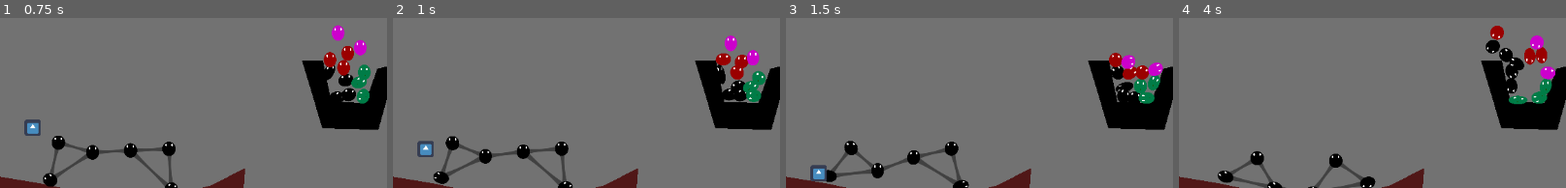
Above: before the commit, frames 1-4 (left to right).
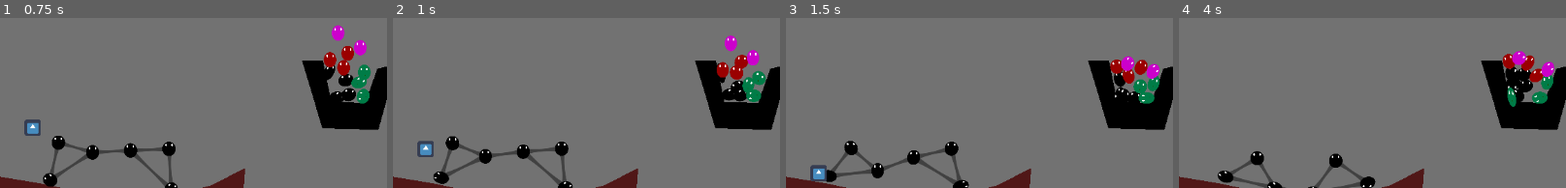
Above: after the commit, the same moments.

Repository: Cevantime/WorldOfGoo
Game: Godot game, scene res://src/Main.tscn
Two runs of this game, one before a commit and one after it. Both use one fixed random seed, a clock stepped at 60 frames per second and the inputs below. The engine's default icon, where the game draws it, is replaced by a stand-in: a white triangle on a blue panel in a dark square.
Inputs (mouse positions are % of the whole screen's width and height, from its top left):
- Up to frame 1 (0.75 s): tap Enter (ui_accept) at 0.5 s; drag from (74, 31) to (60, 36) at 0.52 s
- Up to frame 2 (1 s): no input
- Up to frame 3 (1.5 s): drag from (75, 34) to (45, 89) at 1.27 s
- Up to frame 4 (4 s): move the mouse to (74, 37) at 2.02 s; hold Left (ui_left) 2.03-2.75 s; right-click (74, 37) at 2.1 s; click (74, 37) at 2.17 s; drag from (76, 37) to (20, 45) at 2.77 s; drag from (76, 34) to (55, 64) at 3.52 s
The pictures show only the part of the screen within x 31-80%, y 14-64%; the shares and areas given below are measured in that part.

Frame 1 is identical in both runs. In frame 2, 0.7% of the frame differs, in the area x 83-95%, y 20-45%; in frame 3, 1.3%; in frame 4, 3.3%, in the area x 79-98%, y 4-53%.

Commit message:
better dragged goo management

Diff:
--- a/project.godot
+++ b/project.godot
@@ -12,7 +12,7 @@
 
 config/name="World Of Goo"
 run/main_scene="res://src/Main.tscn"
-config/features=PackedStringArray("4.1")
+config/features=PackedStringArray("4.0")
 config/icon="res://icon.png"
 
 [autoload]
--- a/src/Main.tscn
+++ b/src/Main.tscn
@@ -74,12 +74,15 @@
 position = Vector2(659, -83)
 
 [node name="RedGoo" parent="Goos" instance=ExtResource("6_50bcm")]
+z_index = 10
 position = Vector2(626, -120)
 
 [node name="RedGoo2" parent="Goos" instance=ExtResource("6_50bcm")]
+z_index = 10
 position = Vector2(618, -91)
 
 [node name="RedGoo3" parent="Goos" instance=ExtResource("6_50bcm")]
+z_index = 10
 position = Vector2(591, -107)
 
 [node name="BlackGoo5" parent="Goos" instance=ExtResource("5_w5o0r")]
--- a/src/goos/states/draggable/Dragged.gd
+++ b/src/goos/states/draggable/Dragged.gd
@@ -21,4 +21,10 @@
 
 
 func _enter_state(_previous, _params = []):
+	referer.collision_layer = Layers.DRAGGED_GOOS
+	referer.collision_mask = Layers.GROUND
 	emit_signal("drag_started")
+
+func _exit_state(_next):
+	referer.collision_layer = Layers.WAITING_GOOS
+	referer.collision_mask = Layers.WAITING_GOOS + Layers.GROUND + Layers.SOLID_CONNECTIONS
--- a/src/goos/visual/BaseGoo.tscn
+++ b/src/goos/visual/BaseGoo.tscn
@@ -39,3 +39,5 @@
 
 [node name="States" type="Node" parent="."]
 script = ExtResource("1")
+
+[editable path="GooBody"]
--- a/src/goos/visual/black_goo/BlackGoo.tscn
+++ b/src/goos/visual/black_goo/BlackGoo.tscn
@@ -107,6 +107,7 @@
 }
 
 [node name="BlackGoo" instance=ExtResource("2")]
+z_index = 5
 script = ExtResource("6")
 
 [node name="GooBody" parent="." index="0"]
--- a/src/managers/FocusOnManager.gd
+++ b/src/managers/FocusOnManager.gd
@@ -24,12 +24,14 @@
 
 	var old_cam_zoom = camera.zoom_target
 	var old_cam_pos = camera.global_position
-	camera.zoom_target = Vector2(2,2)
+
 
 	for goo in connected_goos_stack:
 		goo.process_mode = ProcessMode.PROCESS_MODE_ALWAYS
 		get_tree().paused = true
-		create_tween().tween_property(camera, "global_position", goo.body.global_position, 0.2)
+		var tw = create_tween().tween_property(camera, "global_position", goo.body.global_position, 0.2)
+		await tw.finished
+		camera.zoom_target = Vector2(2,2)
 		await _action(goo)
 		get_tree().paused = false
 		goo.process_mode = ProcessMode.PROCESS_MODE_INHERIT
--- a/src/player/Player.tscn
+++ b/src/player/Player.tscn
@@ -12,13 +12,13 @@
 size = Vector2(30, 30)
 
 [node name="Player" type="CharacterBody2D"]
+z_index = 10
 collision_layer = 2
 collision_mask = 35
 
 [node name="Camera2D" type="Camera2D" parent="."]
 
 [node name="Sprite2D" type="Sprite2D" parent="."]
-z_index = 13
 scale = Vector2(0.5, 0.5)
 texture = ExtResource("2_l1kd5")
 
